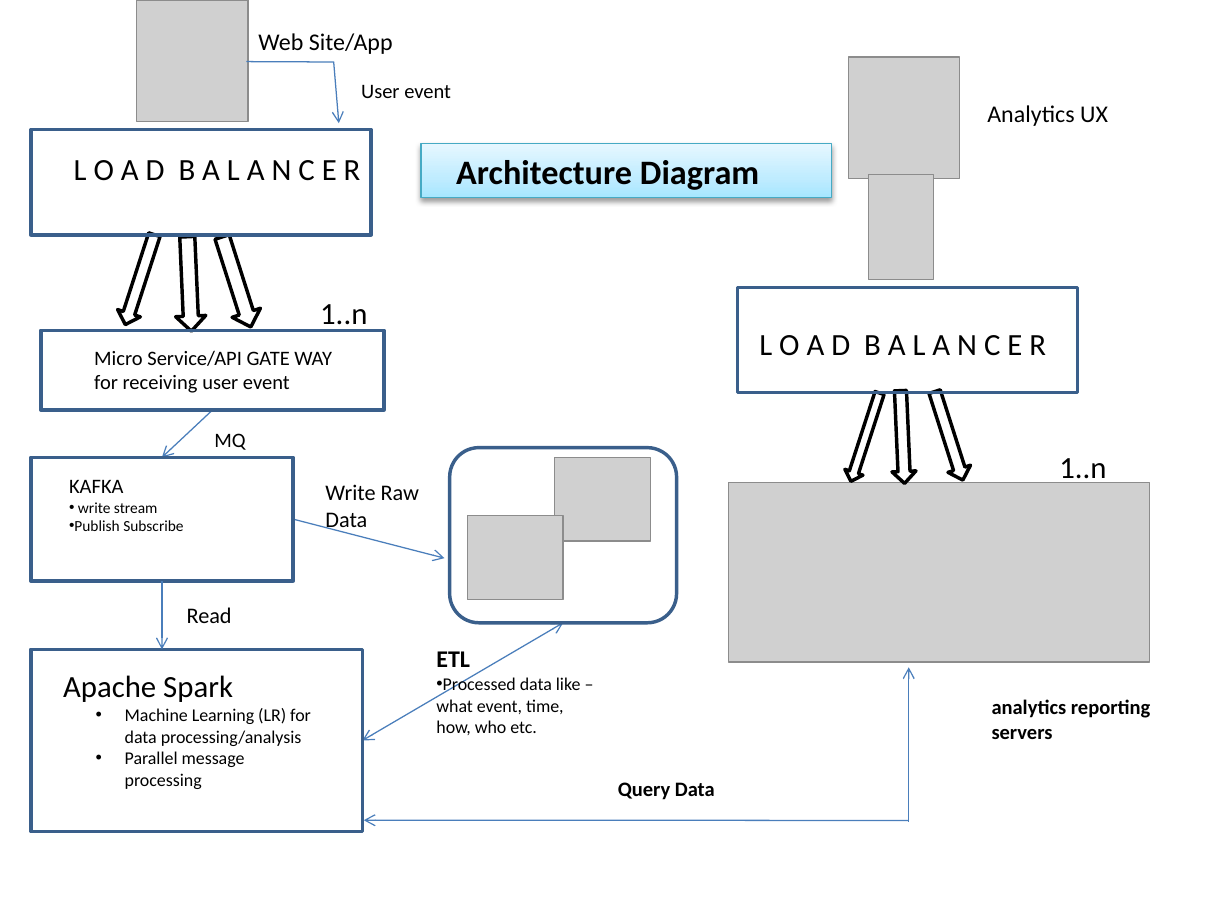
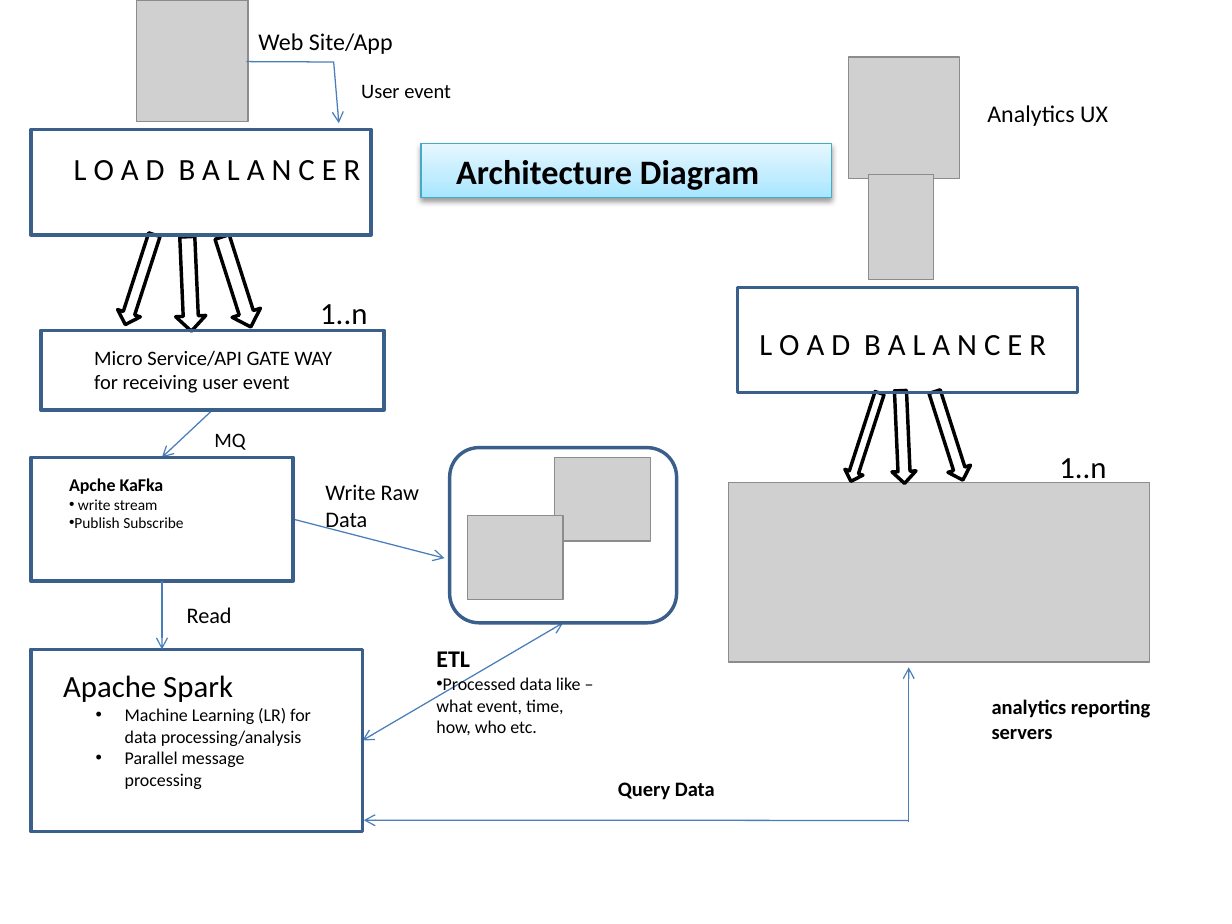
Before and after one commit to ramcdatta/pay-pay-test, a slide deck: slide 1 of Design Question/Architecture_Alalytics_App.pptx. Drawn at 1232x924 pixels with LibreOffice and Linux fonts; fonts in the diff are those of the drawing; grey boxes stand for pictures. Boxes give left, top, right and bottom in pixels: in the first picture for what was removed or moved away, otherwise in the second. Text is boxed around its words. In the diff, an @@ line names an element or a change of style, - is before the commit and + after.

```diff
--- a/Design Question/Architecture_Alalytics_App.pptx
+++ b/Design Question/Architecture_Alalytics_App.pptx
@@ text at [69, 478, 164, 494]: text changed; size 12 to 10.5 pt; bold on @@
-KAFKA
+Apche KaFka
```
Also in this commit, not shown: 1 other slide changed, 5 other files.
